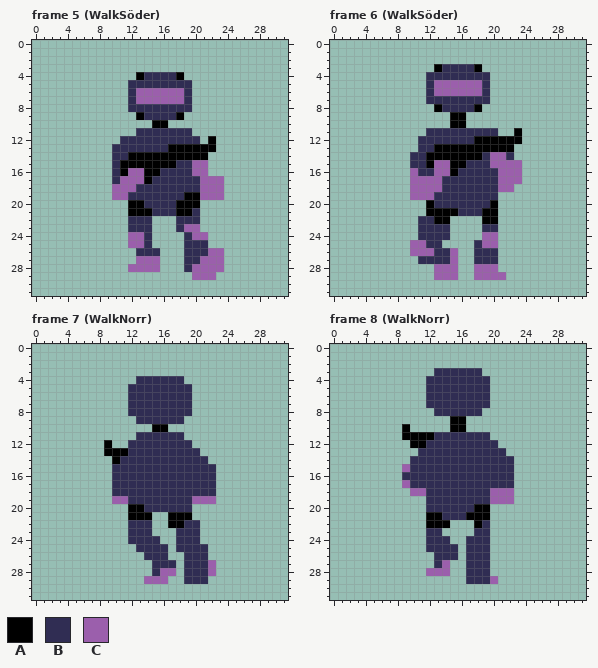
Two states of a pixel-art file, Assets/Textures/Aseprite Filer/RangedAnimDoc.aseprite. The picture above was drawn from the file before the commit.
32x32 pixels, 16 frames. Shown: frame 5 (WalkSöder), frame 6 (WalkSöder), frame 7 (WalkNorr), frame 8 (WalkNorr). The commit also changed other frames, which this record leaves out.
Visible layers, top first: "LJUS", "Layer 2", "MÖRK", "BAS".
Palette (. is transparent): A #000000  B #302d53  C #9b5fac
Pixels before, frame 5 (WalkSöder), first column x 10:
 4 ...ABBBBA.....
 5 ..BBBBBBBB....
 6 ..BCCCCCCB....
 7 ..BCCCCCCB....
 8 ..BBBBBBBB....
 9 ...ABBBBA.....
10 .....AA.......
11 ...BBBBBBB....
12 .BBBBBBBBBB.A.
13 BBBBBBBAAAAAA.
14 BBAAAAAAAAAA..
15 BAAAAAAABBCC..
16 BACCAABBBBCC..
17 BCCCABBBBBBCCC
18 CCCBBBBBBBBCCC
19 CCBBBBBBBAACCC
20 ..AABBBBAAA...
21 ..AAABBBAAB...
22 ..BBB...BBB...
23 ..BBB...BCC...
24 ..CCB....BCC..
25 ..CCB....BBB..
26 ...BBB...BBBCC
27 ...CCC...BBCCC
28 ..CCCC...BCCCC
29 ..........CCC.
Pixels before, frame 6 (WalkSöder), first column x 10:
 3 ...ABBBBA.....
 4 ..BBBBBBBB....
 5 ..BCCCCCCB....
 6 ..BCCCCCCB....
 7 ..BBBBBBBB....
 8 ...ABBBBA.....
 9 .....AA.......
10 .....AA.......
11 ..BBBBBBBBB..A
12 .BBBBBBBAAAAAA
13 .BBAAAAAAAAAA.
14 BBAAAAAAABCCB.
15 BBACCAABBBCCCC
16 CBBCCABBBBBCCC
17 CCCCBBBBBBBCCC
18 CCCCBBBBBBBCC.
19 CCCBBBBBBBB...
20 ..ABBBBBBBA...
21 ..AAAABBBAA...
22 .BBAA....AA...
23 .BBBB....BB...
24 .BBBB....CC...
25 CCBB....BCC...
26 CCCBBC..BBB...
27 .BBBBC..BBB...
28 ...CCC..CCC...
29 ...CCC..CCCC..
Pixels before, frame 7 (WalkNorr), first column x 9:
 4 ....BBBBBB....
 5 ...BBBBBBBB...
 6 ...BBBBBBBB...
 7 ...BBBBBBBB...
 8 ...BBBBBBBB...
 9 ....BBBBBB....
10 ......AA......
11 ....BBBBBB....
12 A..BBBBBBBB...
13 AAABBBBBBBBB..
14 .ABBBBBBBBBBB.
15 .BBBBBBBBBBBBB
16 .BBBBBBBBBBBBB
17 .BBBBBBBBBBBBB
18 .BBBBBBBBBBBBB
19 .CCBBBBBBBBCCC
20 ...AABBBBBB...
21 ...AAA..AAA...
22 ...BBB..AABB..
23 ...BBB...BBB..
24 ...BBBB..BBB..
25 ....BBBB.BBBB.
26 .....BBB..BBB.
27 ......BBB.BBBC
28 ......BCC.BBBC
29 .....CCC..BBB.
Pixels before, frame 8 (WalkNorr), first column x 9:
 3 ....BBBBBB....
 4 ...BBBBBBBB...
 5 ...BBBBBBBB...
 6 ...BBBBBBBB...
 7 ...BBBBBBBB...
 8 ....BBBBBB....
 9 ......AA......
10 A.....AA......
11 AAAABBBBBBB...
12 .AABBBBBBBBB..
13 ..BBBBBBBBBBB.
14 .BBBBBBBBBBBBB
15 CBBBBBBBBBBBBB
16 BBBBBBBBBBBBBB
17 CBBBBBBBBBBBBB
18 .CCBBBBBBBBCCC
19 ...BBBBBBBBCCC
20 ...BBBBBBAA...
21 ...AABBBAAA...
22 ...AAA...AB...
23 ...BB....BB...
24 ...BBB..BBB...
25 ...BBBB.BBB...
26 ....BBB.BBB...
27 ....BC..BBB...
28 ...CCC..BBB...
29 ........BBBC..
After:
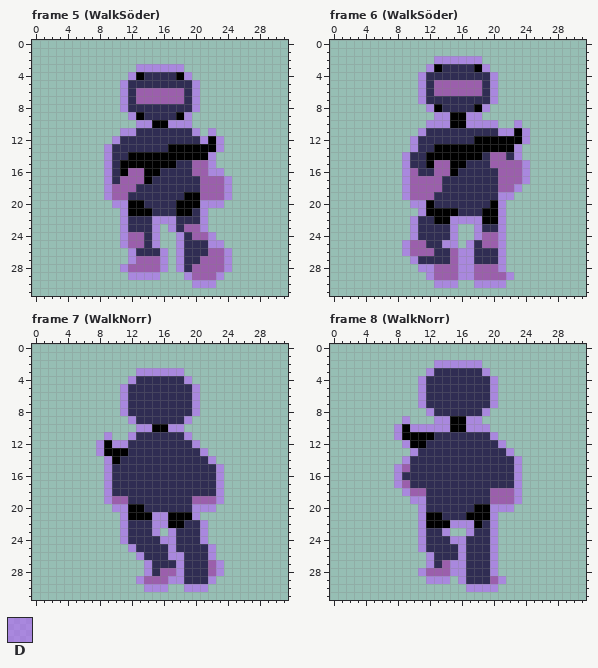
Colours new in this view: D #b85fff90
Change:
layer "Flattened" added
Frame 5 (WalkSöder), layer "Flattened":
y 3: x 13..18 ...... -> DDDDDD
y 4: x 12 . -> D; x 19 . -> D
y 5..8: x 11 . -> D; x 20 . -> D
y 9: x 12 . -> D; x 19 . -> D
y 10: x 13..14 .. -> DD; x 17..19 ... -> DDD
y 11: x 11..12 .. -> DD; x 20 . -> D; x 22 . -> D
y 12: x 10 . -> D; x 21 . -> D; x 23 . -> D
y 13: x 9 . -> D; x 23 . -> D
y 14..15: x 9 . -> D; x 22 . -> D
y 16: x 9 . -> D; x 22..23 .. -> DD
y 17..19: x 9 . -> D; x 24 . -> D
y 20: x 10..11 .. -> DD; x 21..23 ... -> DDD
y 21: x 11 . -> D; x 21 . -> D
y 22: x 11 . -> D; x 15..17 ... -> DDD; x 21 . -> D
y 23: x 11 . -> D; x 15 . -> D; x 17 . -> D; x 21 . -> D
y 24: x 11 . -> D; x 15 . -> D; x 18 . -> D; x 22 . -> D
y 25: x 11 . -> D; x 15 . -> D; x 18 . -> D; x 22..23 .. -> DD
y 26..27: x 12 . -> D; x 16 . -> D; x 18 . -> D; x 24 . -> D
y 28: x 11 . -> D; x 16 . -> D; x 18 . -> D; x 24 . -> D
y 29: x 12..15 .... -> DDDD; x 19 . -> D; x 23 . -> D
y 30: x 20..22 ... -> DDD
Frame 6 (WalkSöder), layer "Flattened":
y 2: x 13..18 ...... -> DDDDDD
y 3: x 12 . -> D; x 19 . -> D
y 4..7: x 11 . -> D; x 20 . -> D
y 8: x 12 . -> D; x 19 . -> D
y 9: x 13..14 .. -> DD; x 17..18 .. -> DD
y 10: x 12..14 ... -> DDD; x 17..20 .... -> DDDD; x 23 . -> D
y 11: x 11 . -> D; x 21..22 .. -> DD; x 24 . -> D
y 12: x 10 . -> D; x 24 . -> D
y 13: x 10 . -> D; x 23 . -> D
y 14: x 9 . -> D; x 23 . -> D
y 15..17: x 9 . -> D; x 24 . -> D
y 18: x 9 . -> D; x 23 . -> D
y 19: x 9 . -> D; x 21..22 .. -> DD
y 20: x 10..11 .. -> DD; x 21 . -> D
y 21: x 11 . -> D; x 21 . -> D
y 22: x 10 . -> D; x 15..18 .... -> DDDD; x 21 . -> D
y 23..24: x 10 . -> D; x 15 . -> D; x 18 . -> D; x 21 . -> D
y 25: x 9 . -> D; x 14..15 .. -> DD; x 17 . -> D; x 21 . -> D
y 26: x 9 . -> D; x 16..17 .. -> DD; x 21 . -> D
y 27: x 10 . -> D; x 16..17 .. -> DD; x 21 . -> D
y 28: x 11..12 .. -> DD; x 16..17 .. -> DD; x 21 . -> D
y 29: x 12 . -> D; x 16..17 .. -> DD; x 22 . -> D
y 30: x 13..15 ... -> DDD; x 18..21 .... -> DDDD
Frame 7 (WalkNorr), layer "Flattened":
y 3: x 13..18 ...... -> DDDDDD
y 4: x 12 . -> D; x 19 . -> D
y 5..8: x 11 . -> D; x 20 . -> D
y 9: x 12 . -> D; x 19 . -> D
y 10: x 13..14 .. -> DD; x 17..18 .. -> DD
y 11: x 9 . -> D; x 12 . -> D; x 19 . -> D
y 12: x 8 . -> D; x 10..11 .. -> DD; x 20 . -> D
y 13: x 8 . -> D; x 21 . -> D
y 14: x 9 . -> D; x 22 . -> D
y 15..19: x 9 . -> D; x 23 . -> D
y 20: x 10..11 .. -> DD; x 20..22 ... -> DDD
y 21: x 11 . -> D; x 15..16 .. -> DD; x 20 . -> D
y 22: x 11 . -> D; x 15..16 .. -> DD; x 21 . -> D
y 23: x 11 . -> D; x 15 . -> D; x 17 . -> D; x 21 . -> D
y 24: x 11 . -> D; x 16..17 .. -> DD; x 21 . -> D
y 25: x 12 . -> D; x 17 . -> D; x 22 . -> D
y 26: x 13 . -> D; x 17..18 .. -> DD; x 22 . -> D
y 27..28: x 14 . -> D; x 18 . -> D; x 23 . -> D
y 29: x 13 . -> D; x 17..18 .. -> DD; x 22 . -> D
y 30: x 14..16 ... -> DDD; x 19..21 ... -> DDD
Frame 8 (WalkNorr), layer "Flattened":
y 2: x 13..18 ...... -> DDDDDD
y 3: x 12 . -> D; x 19 . -> D
y 4..7: x 11 . -> D; x 20 . -> D
y 8: x 12 . -> D; x 19 . -> D
y 9: x 9 . -> D; x 13..14 .. -> DD; x 17..18 .. -> DD
y 10: x 8 . -> D; x 10..14 ..... -> DDDDD; x 17..19 ... -> DDD
y 11: x 8 . -> D; x 20 . -> D
y 12: x 9 . -> D; x 21 . -> D
y 13: x 10 . -> D; x 22 . -> D
y 14: x 9 . -> D; x 23 . -> D
y 15..17: x 8 . -> D; x 23 . -> D
y 18: x 9 . -> D; x 23 . -> D
y 19: x 10..11 .. -> DD; x 23 . -> D
y 20: x 11 . -> D; x 20..22 ... -> DDD
y 21: x 11 . -> D; x 20 . -> D
y 22: x 11 . -> D; x 15..17 ... -> DDD; x 20 . -> D
y 23: x 11 . -> D; x 14 . -> D; x 17 . -> D; x 20 . -> D
y 24: x 11 . -> D; x 15..16 .. -> DD; x 20 . -> D
y 25: x 11 . -> D; x 16 . -> D; x 20 . -> D
y 26: x 12 . -> D; x 16 . -> D; x 20 . -> D
y 27: x 12 . -> D; x 15..16 .. -> DD; x 20 . -> D
y 28: x 11 . -> D; x 15..16 .. -> DD; x 20 . -> D
y 29: x 12..14 ... -> DDD; x 16 . -> D; x 21 . -> D
y 30: x 17..20 .... -> DDDD
